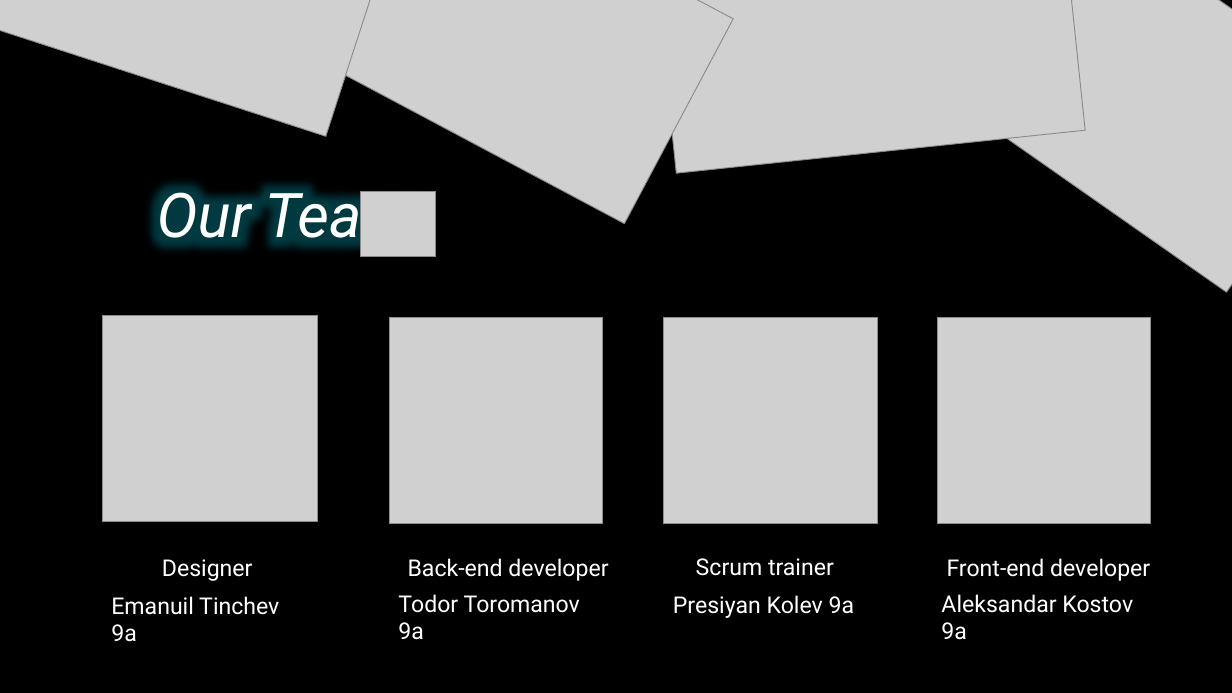
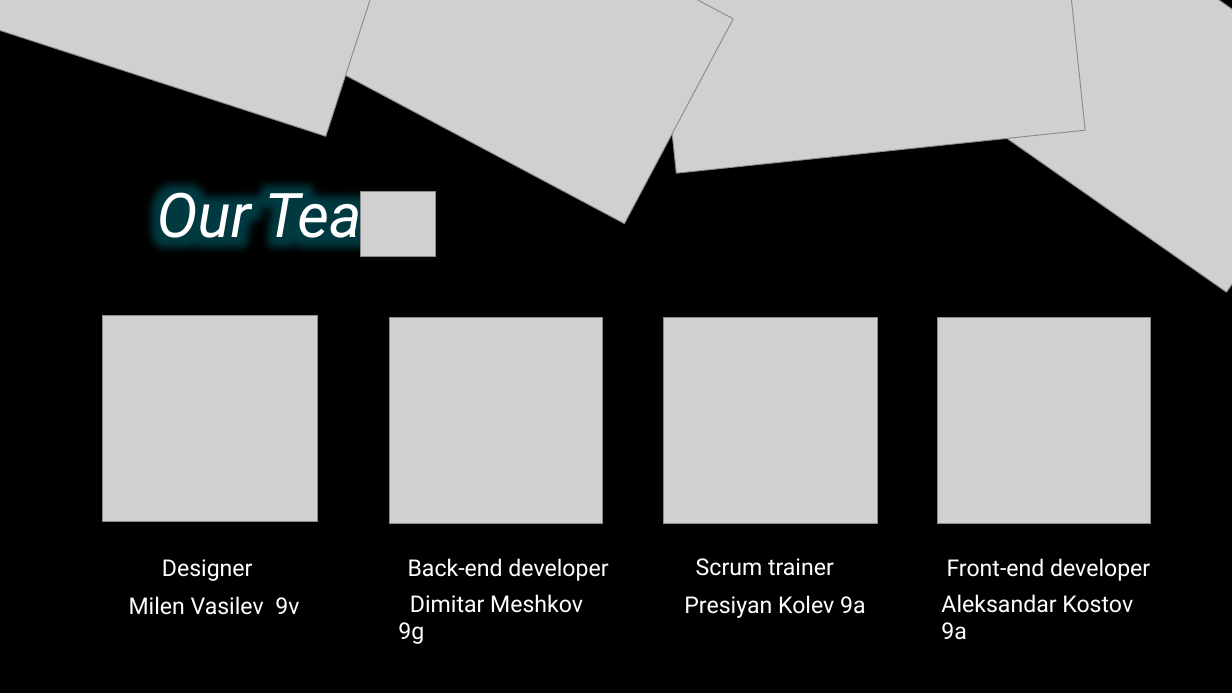
Before and after one commit to codingburgas/sprint-eschool-unt-coding, a slide deck: slide 3 of docs/UNT presentation.pptx. Drawn at 1232x693 pixels with LibreOffice and Linux fonts; fonts in the diff are those of the drawing; grey boxes stand for pictures. Boxes give left, top, right and bottom in pixels: in the first picture for what was removed or moved away, otherwise in the second. Text is boxed around its words. In the diff, an @@ line names an element or a change of style, - is before the commit and + after.

Commit message:
Fix presentation

```diff
--- a/docs/UNT presentation.pptx
+++ b/docs/UNT presentation.pptx
@@ text at [129,596,299,615]: text changed @@
-Emanuil Tinchev 9a
+Milen Vasilev 9v
@@ text at [398,594,583,644]: text changed @@
-Todor Toromanov 9a
+Dimitar Meshkov 9g
@@ text "Presiyan Kolev 9a": place and size @@
-text "Presiyan Kolev 9a" at [673,595,855,618]
+text "Presiyan Kolev 9a" at [684,595,866,618]
```
